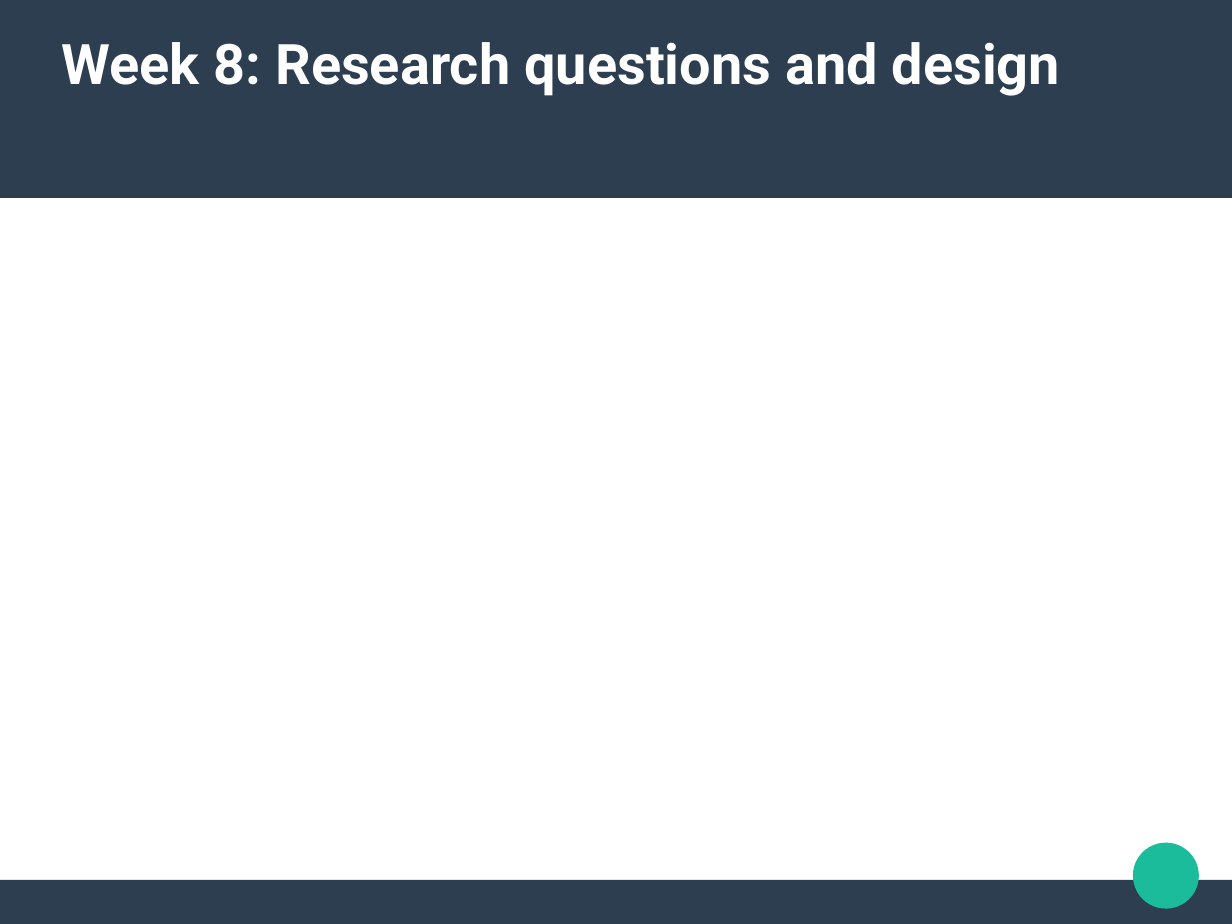
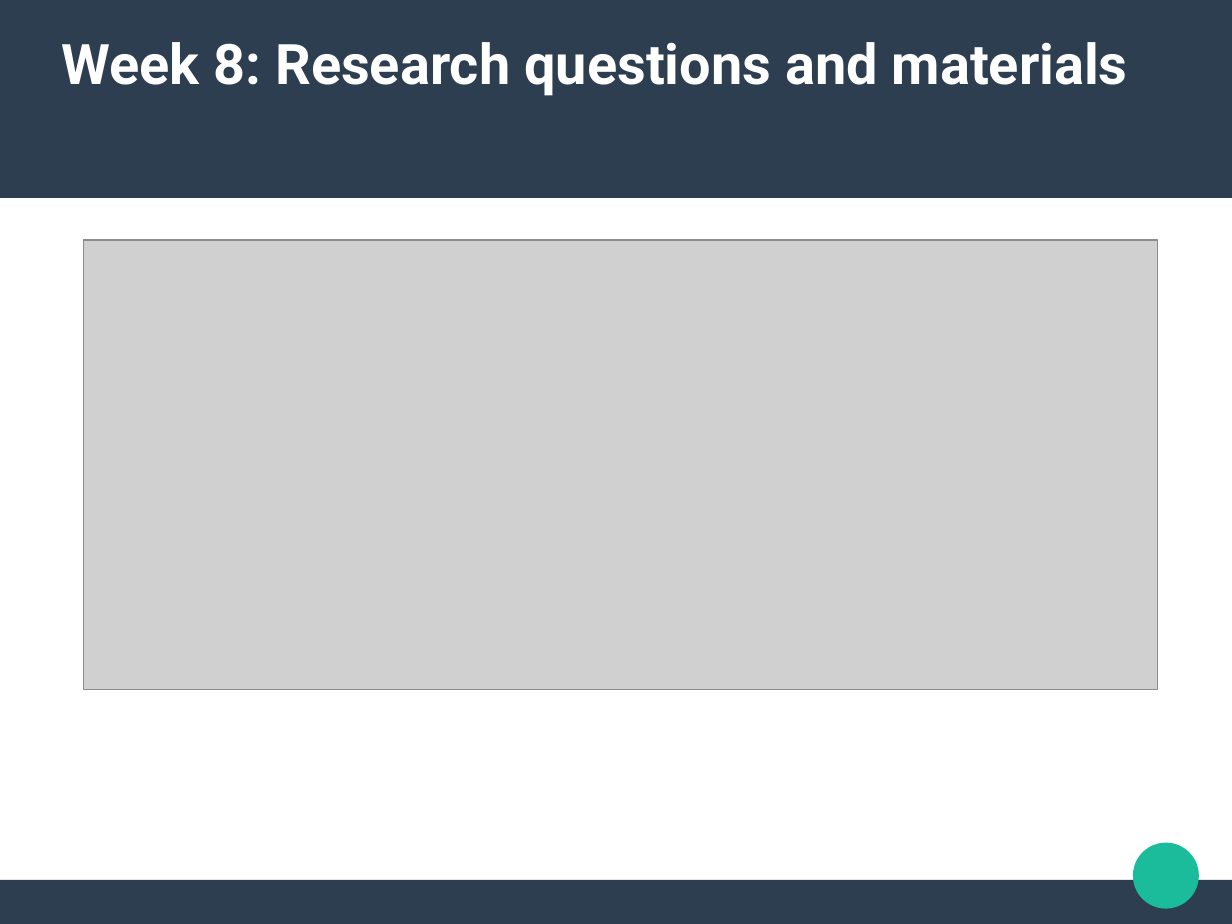
Before and after one commit to rian39/socl923, a slide deck: slide 1 of lectures/week8.odp. Drawn at 1232x924 pixels with LibreOffice and Linux fonts; fonts in the diff are those of the drawing; grey boxes stand for pictures. Boxes give left, top, right and bottom in pixels: in the first picture for what was removed or moved away, otherwise in the second. Text is boxed around its words. In the diff, an @@ line names an element or a change of style, - is before the commit and + after.

```diff
--- a/lectures/week8.odp
+++ b/lectures/week8.odp
@@ title at box(62, 42, 1128, 96): text changed @@
-Week 8: Research questions and design
+Week 8: Research questions and materials
@@ picture added at box(84, 240, 1158, 690) @@
```
Also in this commit, not shown: 7 other slides changed, 5 slides added, 1 slide removed, 1 other file.
